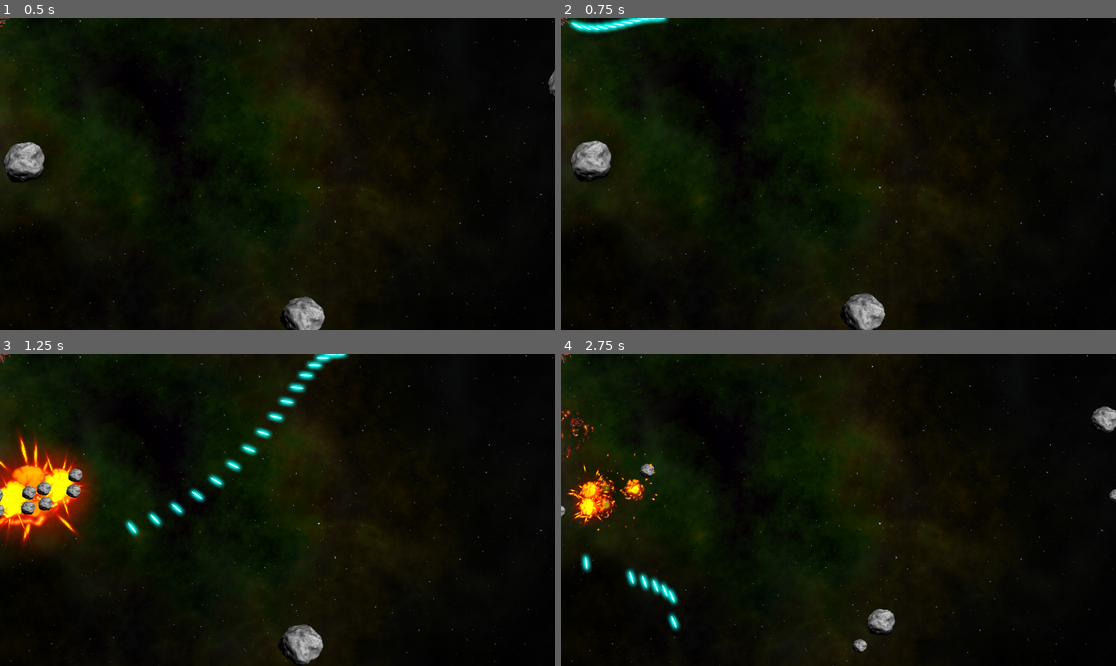
Above: before the commit, frames 1-4 (two rows, left to right).
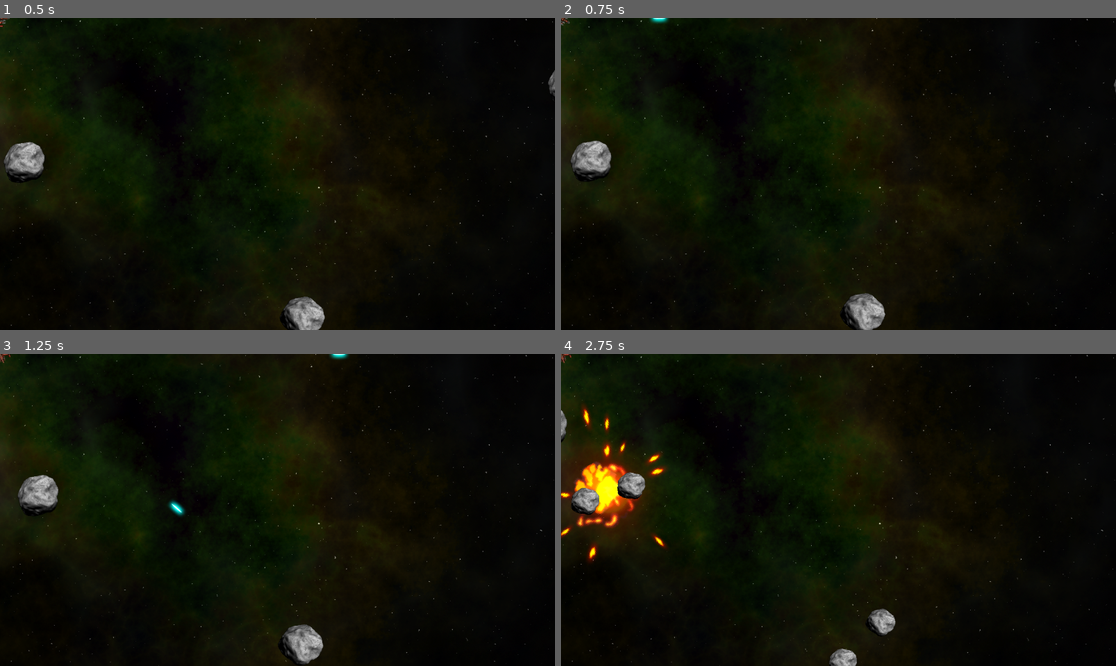
Above: after the commit, the same moments.

Repository: chrisvm/asteroids
Game: Godot game, scene res://main.tscn
Same seed, same stepped clock (60 frames per second), same inputs: the game is played once before the commit and once after it.
Inputs:
- Up to frame 1 (0.5 s): no input
- Up to frame 2 (0.75 s): hold D (rotate_right) from 0.53 s (still down); hold Space (shoot) from 0.53 s (still down)
- Up to frame 3 (1.25 s): keep holding D (rotate_right); keep holding Space (shoot)
- Up to frame 4 (2.75 s): release D (rotate_right) at 1.28 s; release Space (shoot) at 1.28 s; hold A (rotate_left) 1.28-2.03 s; tap Space (shoot) at 1.35 s; hold D (rotate_right) from 2.03 s (still down); hold Space (shoot) from 2.03 s (still down)

Frame 1 is identical in both runs. In frame 2, 0.5% of the frame differs, in the area x 1-18%, y 0-6%; in frame 3, 6.0%, in the area x 0-62%, y 0-63%; in frame 4, 5.0%.

Commit message:
fixed shooting rate

Diff:
--- a/components/player/player_state.gd
+++ b/components/player/player_state.gd
@@ -17,6 +17,7 @@
 func _ready() -> void:
 	change_state(ALIVE)
 	$GunCooldown.wait_time = fire_rate
+	$GunCooldown.timeout.connect(_on_gun_cooldown_timeout)
 	screensize = get_viewport_rect().size
 
 func _process(delta):
@@ -43,7 +44,7 @@
 
 	if Input.is_action_pressed("thrust"):
 		thrust = transform.x * engine_power
-	if Input.is_action_pressed("shoot"):
+	if Input.is_action_pressed("shoot") and can_shoot:
 		shoot()
 
 	rotation_dir = Input.get_axis("rotate_left", "rotate_right")
--- a/main.tscn
+++ b/main.tscn
@@ -20,6 +20,7 @@
 texture = ExtResource("1_0xm2m")
 
 [node name="Player" parent="." instance=ExtResource("1_ig7tw")]
+fire_rate = 0.2
 
 [node name="RockPath" type="Path2D" parent="."]
 curve = SubResource("Curve2D_0xm2m")
